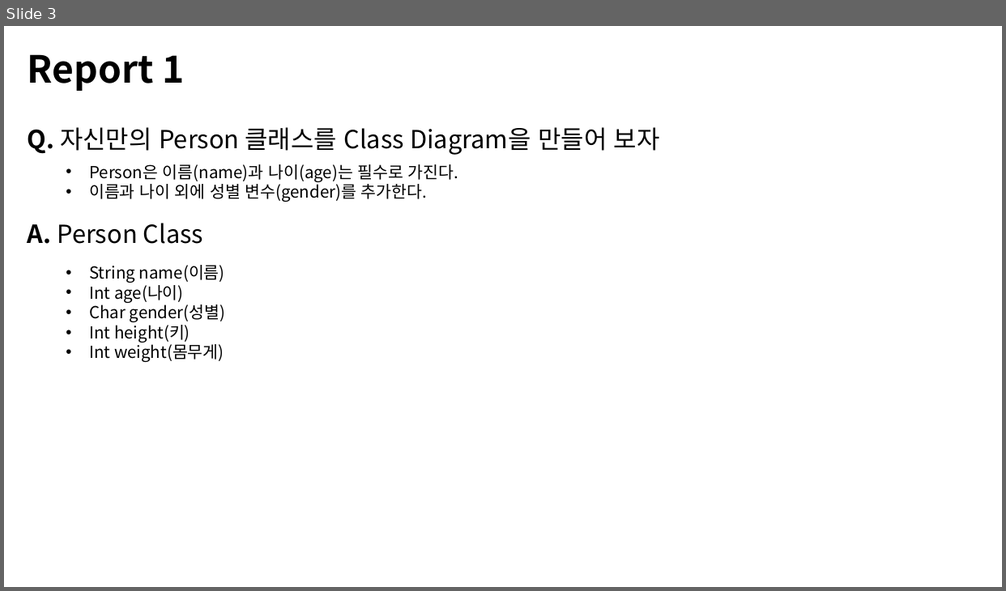
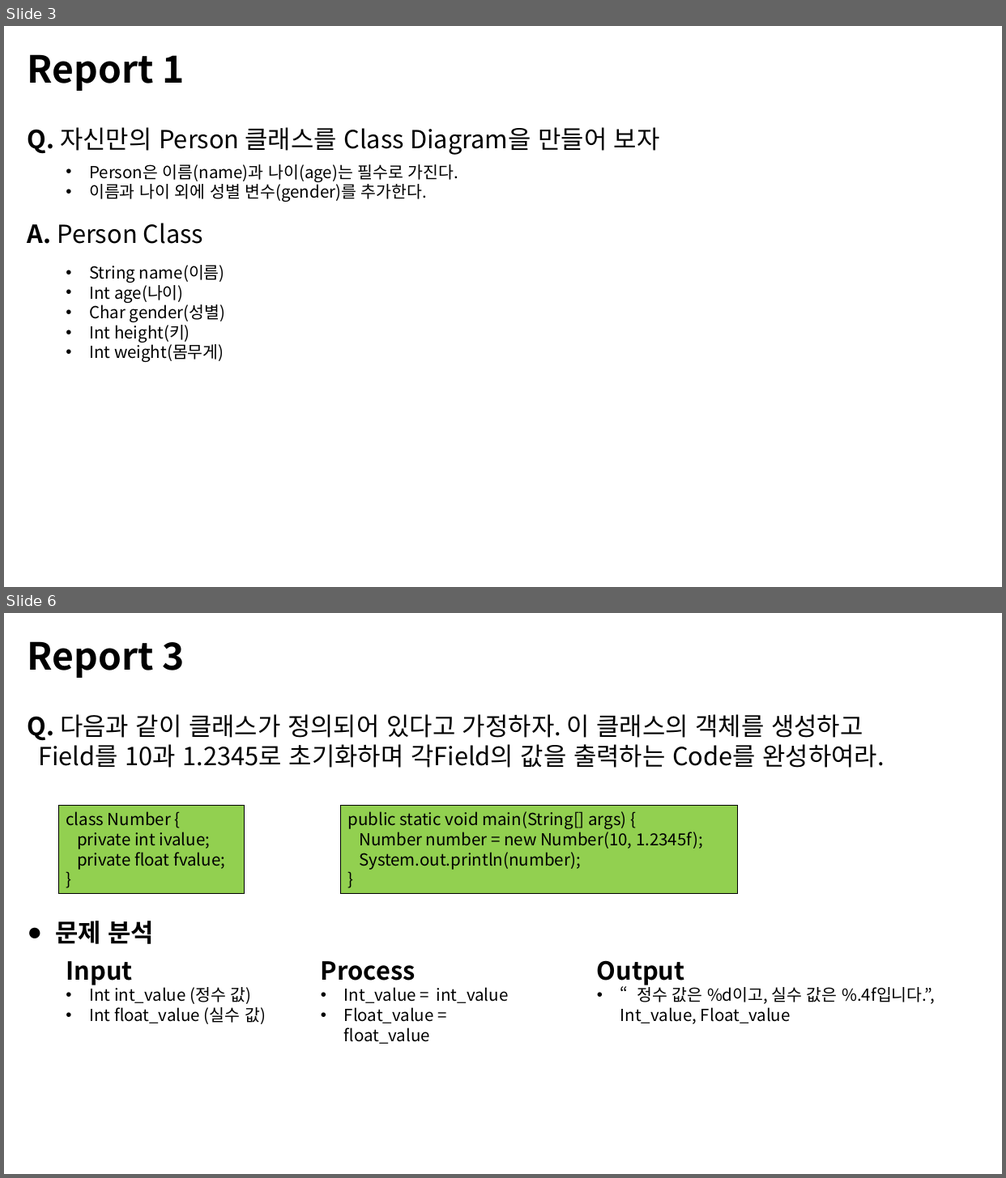
Before and after one commit to MDR-Evan/KBU-ProgrammingLanguageUtilization2, a slide deck: KBU Java 2/Report/R_Week1/1차-김진용-2301111.pptx. Shown one above the other, each under a label of ours: slide 3 before the commit, slides 3 and 6 after it; the slides between them are not shown. The pictures are 1006x591 and 1006x1178 pixels, drawn with LibreOffice and Linux fonts; fonts in the diff are those of the drawing. Boxes give left, top, right and bottom in pixels: in the first picture for what was removed or moved away, otherwise in the second. Text is boxed around its words. In the diff, an @@ line names an element or a change of style, - is before the commit and + after.

```diff
--- a/KBU Java 2/Report/R_Week1/1차-김진용-2301111.pptx
+++ b/KBU Java 2/Report/R_Week1/1차-김진용-2301111.pptx
@@ slide 6 added at (x1=4, y1=613, x2=1002, y2=1174), background #FFFFFF @@
@@ text added at (x1=27, y1=641, x2=184, y2=678), 36 pt, text #000000, bold @@
+Report 3
@@ text added at (x1=27, y1=714, x2=884, y2=768), 24 pt, text #000000 @@
+Q. 다음과 같이 클래스가 정의되어 있다고 가정하자. 이 클래스의 객체를 생성하고
+Field를 10과 1.2345로 초기화하며 각Field의 값을 출력하는 Code를 완성하여라.
@@ rectangle added at (x1=58, y1=806, x2=245, y2=894), fill #92D050, outline #000000 0.75 pt, 16 pt, text #000000 @@
+class Number {
+private int ivalue;
+private float fvalue;
+}
@@ rectangle added at (x1=341, y1=806, x2=738, y2=894), fill #92D050, outline #000000 0.75 pt, 16 pt, text #000000 @@
+public static void main(String[] args) {
+Number number = new Number(10, 1.2345f);
+System.out.println(number);
+}
@@ text added at (x1=55, y1=921, x2=155, y2=944), 24 pt, text #000000, bold @@
+● 문제 분석
@@ text added at (x1=66, y1=961, x2=266, y2=1024), 16 pt, text #000000 @@
+Input
+• Int int_value (정수 값)
+• Int float_value (실수 값)
@@ text added at (x1=321, y1=961, x2=509, y2=1044), 16 pt, text #000000 @@
+Process
+• Int_value = int_value
+• Float_value = float_value
@@ text added at (x1=597, y1=960, x2=935, y2=1024), 16 pt, text #000000 @@
+Output
+• “정수 값은 %d이고, 실수 값은 %.4f입니다.”, Int_value, Float_value
```
Also in this commit, not shown: 9 other slides added, 2 slides removed, 1 other file.
